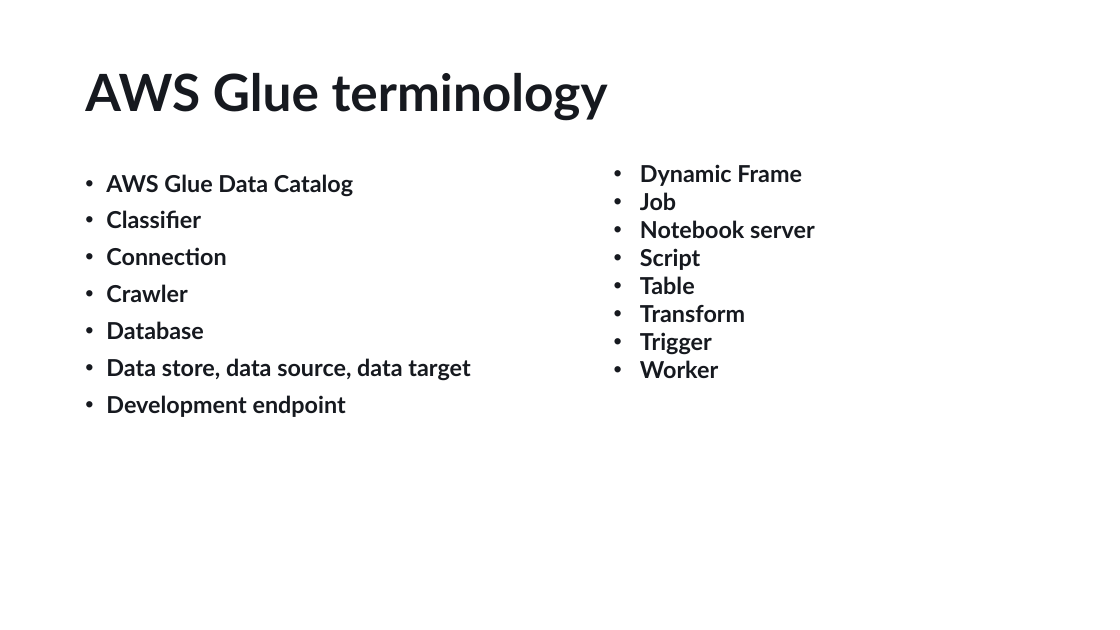
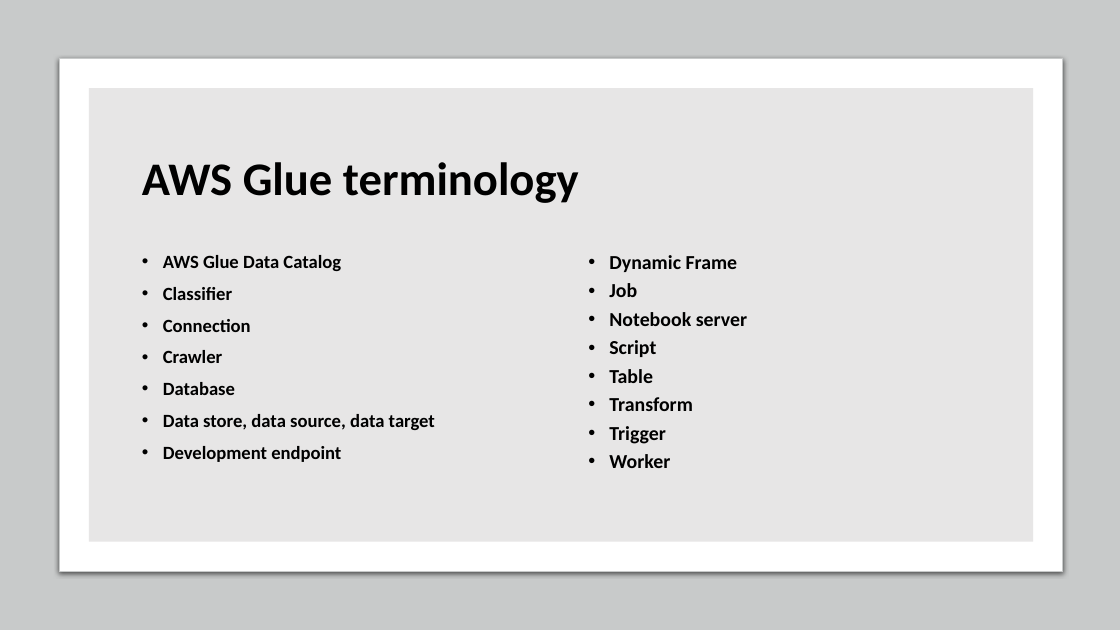
Before and after one commit to IlyaChakun/aws-iba-courses, a slide deck: slide 4 of lecture-materials/Analytics/aws_glue/data.pptx (slide 5 before the commit). Drawn at 1120x630 pixels with LibreOffice and Linux fonts; fonts in the diff are those of the drawing. Boxes give left, top, right and bottom in pixels: in the first picture for what was removed or moved away, otherwise in the second. Text is boxed around its words. In the diff, an @@ line names an element or a change of style, - is before the commit and + after.

```diff
--- a/lecture-materials/Analytics/aws_glue/data.pptx
+++ b/lecture-materials/Analytics/aws_glue/data.pptx
@@ rectangle added at box(0, 0, 1120, 630), fill #C8CACA @@
@@ rounded rectangle added at box(60, 59, 1063, 571), fill #FFFFFF, outline #C8CACA 0.75 pt @@
@@ rectangle added at box(89, 88, 1033, 542), fill #E7E6E6 @@
@@ title "AWS Glue terminology": place and size @@
-title "AWS Glue terminology" at box(85, 73, 608, 120)
+title "AWS Glue terminology" at box(142, 162, 579, 203)
@@ title "AWS Glue terminology" at box(142, 162, 579, 203): size 44 to 40 pt, font Lato to Calibri, text colour #16191F to #000000 @@
@@ text "AWS Glue Data Catalog": place and size @@
-text "AWS Glue Data Catalog" at box(106, 174, 470, 417)
+text "AWS Glue Data Catalog" at box(163, 255, 435, 462)
@@ text "AWS Glue Data Catalog" at box(163, 255, 435, 462): size 20 to 16 pt, font Lato to Calibri, text colour #16191F to #000000 @@
@@ text "Dynamic Frame": place and size @@
-text "Dynamic Frame" at box(640, 164, 815, 378)
+text "Dynamic Frame" at box(609, 255, 747, 468)
@@ text "Dynamic Frame" at box(609, 255, 747, 468): size 20 to 17 pt, font Lato to Calibri, text colour #16191F to #000000; indent changed; line spacing 1 to 0.9; more space between paragraphs @@
```
Also in this commit, not shown: 7 other slides changed, 2 slides added, 2 slides removed, 10 other files.
